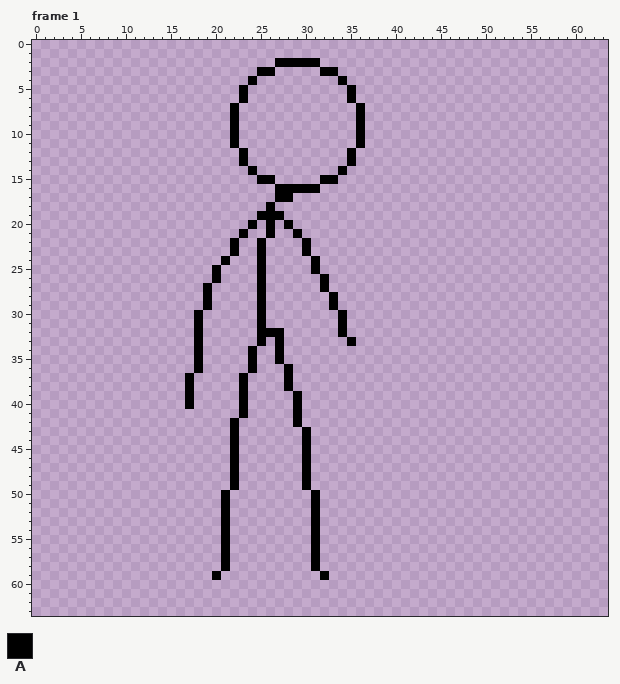
One commit to this pixel-art file: Assets/Sprites/棒人間.aseprite. The first picture shows the starting point.
64x64 pixels, 95 frames. Shown: frame 1. The commit also changed other frames, which this record leaves out.
Visible layers, top first: "Layer 1", "Layer 2".
Palette (. is transparent): A #000000
Pixels before, frame 1 (only the part around the change), first column x 10:
 0 ......................................
 1 ......................................
 2 .................AAAAA................
 3 ...............AA.....AA..............
 4 ..............A.........A.............
 5 .............A...........A............
 6 .............A...........A............
 7 ............A.............A...........
 8 ............A.............A...........
 9 ............A.............A...........
10 ............A.............A...........
11 ............A.............A...........
12 .............A...........A............
13 .............A...........A............
14 ..............A.........A.............
15 ...............AA.....AA..............
16 .................AAAAA................
17 .................AA...................
18 ................A.....................
19 ...............AAA....................
20 ..............A.A.A...................
21 .............A..A..A..................
22 ............A..A....A.................
23 ............A..A....A.................
24 ...........A...A.....A................
25 ..........A....A.....A................
26 ..........A....A......A...............
27 .........A.....A......A...............
28 .........A.....A.......A..............
29 .........A.....A.......A..............
30 ........A......A........A.............
31 ........A......A........A.............
32 ........A......AAA......A.............
33 ........A......A.A.......A............
34 ........A.....A..A....................
35 ........A.....A..A....................
36 ........A.....A...A...................
37 .......A.....A....A...................
38 .......A.....A....A...................
39 .......A.....A.....A..................
40 .......A.....A.....A..................
41 .............A.....A..................
42 ............A......A..................
43 ............A.......A.................
44 ............A.......A.................
45 ............A.......A.................
46 ............A.......A.................
47 ............A.......A.................
48 ............A.......A.................
49 ............A.......A.................
50 ...........A.........A................
51 ...........A.........A................
52 ...........A.........A................
53 ...........A.........A................
54 ...........A.........A................
55 ...........A.........A................
56 ...........A.........A................
57 ...........A.........A................
58 ...........A.........A................
59 ..........A...........A...............
60 ......................................
61 ......................................
62 ......................................
63 ......................................
Once edited:
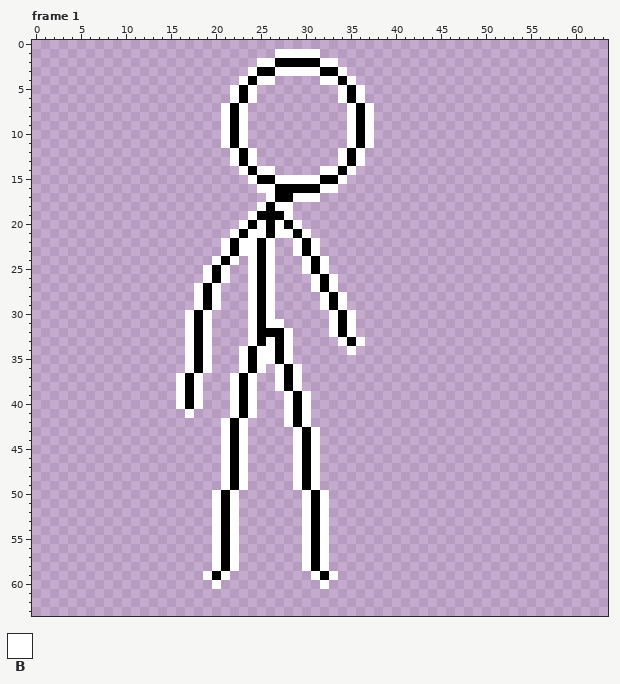
Colours new in this view: B #ffffff
Change:
Frame 1, layer "Layer 1":
y 1: x 27..31 ..... -> BBBBB
y 2: x 25..26 .. -> BB; x 32..33 .. -> BB
y 3: x 24 . -> B; x 27..31 ..... -> BBBBB; x 34 . -> B
y 4: x 23 . -> B; x 25..26 .. -> BB; x 32..33 .. -> BB; x 35 . -> B
y 5..6: x 22 . -> B; x 24 . -> B; x 34 . -> B; x 36 . -> B
y 7..11: x 21 . -> B; x 23 . -> B; x 35 . -> B; x 37 . -> B
y 12..13: x 22 . -> B; x 24 . -> B; x 34 . -> B; x 36 . -> B
y 14: x 23 . -> B; x 25..26 .. -> BB; x 32..33 .. -> BB; x 35 . -> B
y 15: x 24 . -> B; x 27..31 ..... -> BBBBB; x 34 . -> B
y 16: x 25..26 .. -> BB; x 32..33 .. -> BB
y 17: x 26 . -> B; x 29..31 ... -> BBB
y 18: x 25 . -> B; x 27..28 .. -> BB
y 19: x 24 . -> B; x 28 . -> B
y 20: x 23 . -> B; x 25 . -> B; x 27 . -> B; x 29 . -> B
y 21: x 22 . -> B; x 24..25 .. -> BB; x 27..28 .. -> BB; x 30 . -> B
y 22..23: x 21 . -> B; x 23..24 .. -> BB; x 26 . -> B; x 29 . -> B; x 31 . -> B
y 24: x 20 . -> B; x 22 . -> B; x 24 . -> B; x 26 . -> B; x 30 . -> B; x 32 . -> B
y 25: x 19 . -> B; x 21 . -> B; x 24 . -> B; x 26 . -> B; x 30 . -> B; x 32 . -> B
y 26: x 19 . -> B; x 21 . -> B; x 24 . -> B; x 26 . -> B; x 31 . -> B; x 33 . -> B
y 27: x 18 . -> B; x 20 . -> B; x 24 . -> B; x 26 . -> B; x 31 . -> B; x 33 . -> B
y 28..29: x 18 . -> B; x 20 . -> B; x 24 . -> B; x 26 . -> B; x 32 . -> B; x 34 . -> B
y 30: x 17 . -> B; x 19 . -> B; x 24 . -> B; x 26 . -> B; x 33 . -> B; x 35 . -> B
y 31: x 17 . -> B; x 19 . -> B; x 24 . -> B; x 26..27 .. -> BB; x 33 . -> B; x 35 . -> B
y 32: x 17 . -> B; x 19 . -> B; x 24 . -> B; x 28 . -> B; x 33 . -> B; x 35 . -> B
y 33: x 17 . -> B; x 19 . -> B; x 24 . -> B; x 26 . -> B; x 28 . -> B; x 34 . -> B; x 36 . -> B
y 34: x 17 . -> B; x 19 . -> B; x 23 . -> B; x 25..26 .. -> BB; x 28 . -> B; x 35 . -> B
y 35: x 17 . -> B; x 19 . -> B; x 23 . -> B; x 25..26 .. -> BB; x 28 . -> B
y 36: x 17 . -> B; x 19 . -> B; x 23 . -> B; x 25 . -> B; x 27 . -> B; x 29 . -> B
y 37..38: x 16 . -> B; x 18 . -> B; x 22 . -> B; x 24 . -> B; x 27 . -> B; x 29 . -> B
y 39..40: x 16 . -> B; x 18 . -> B; x 22 . -> B; x 24 . -> B; x 28 . -> B; x 30 . -> B
y 41: x 17 . -> B; x 22 . -> B; x 24 . -> B; x 28 . -> B; x 30 . -> B
y 42: x 21 . -> B; x 23 . -> B; x 28 . -> B; x 30 . -> B
y 43..49: x 21 . -> B; x 23 . -> B; x 29 . -> B; x 31 . -> B
y 50..58: x 20 . -> B; x 22 . -> B; x 30 . -> B; x 32 . -> B
y 59: x 19 . -> B; x 21 . -> B; x 31 . -> B; x 33 . -> B
y 60: x 20 . -> B; x 32 . -> B
